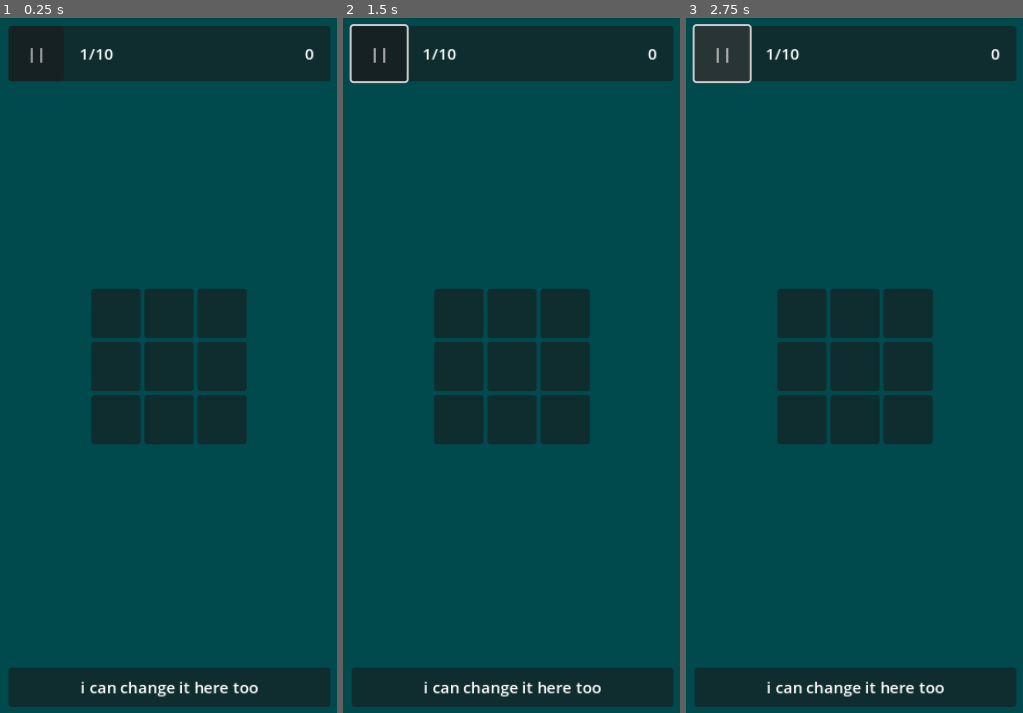
Above: before the commit, frames 1-3 (left to right).
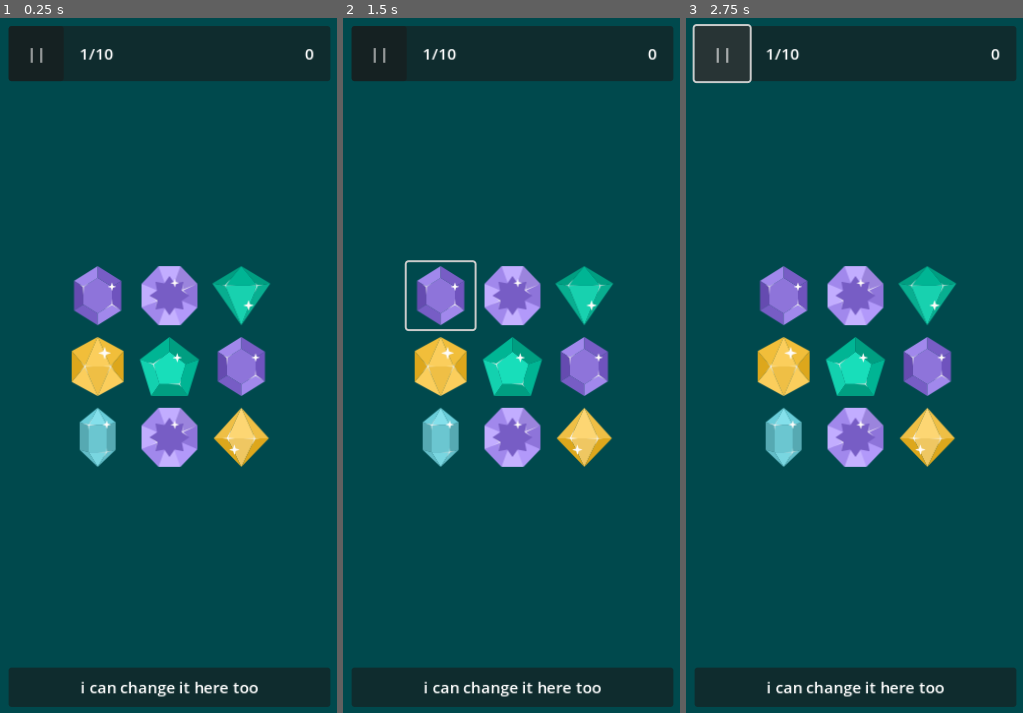
Above: after the commit, the same moments.

Repository: SugarF0x/hidden-gems-gd
Game: Godot game, scene res://hidden_gems_scene.tscn
Two runs of this game, one before a commit and one after it. Both use one fixed random seed, a clock stepped at 60 frames per second and the inputs below.
Inputs (mouse positions are in pixels of both pictures, inside the frame that each line leads up to):
- Up to frame 1 (0.25 s): no input
- Up to frame 2 (1.5 s): click "||" at 0.5 s; click (440, 296) at 1.27 s
- Up to frame 3 (2.75 s): click "||" at 2 s

The runs differ from the first frame. In frame 1, 13% of the frame differs, in the area x 21-81%, y 35-65%; in frame 2, 13%, in the area x 1-81%, y 0-65%; in frame 3, 13%.

Commit message:
add gems & base gem node

Diff:
--- /dev/null
+++ b/assets/gems/1.svg
@@ -0,0 +1,15 @@
+<svg width="69" height="68" viewBox="0 0 69 68" fill="none" xmlns="http://www.w3.org/2000/svg">
+<path d="M44.5 26H24.5L34.5 46L44.5 26Z" fill="#E07979"/>
+<path d="M16.5 43L34.5 46L24.5 26L16.5 43Z" fill="#EF8C8C"/>
+<path d="M34.5 46L52.5 43L44.5 26L34.5 46Z" fill="#EF8C8C"/>
+<path d="M16.5 43V23L24.5 26L16.5 43Z" fill="#E07979"/>
+<path d="M52.5 43V23L44.5 26L52.5 43Z" fill="#E07979"/>
+<path d="M34.5 46V64L52.5 43L34.5 46Z" fill="#E07979"/>
+<path d="M34.5 46V64L16.5 43L34.5 46Z" fill="#F79898"/>
+<path d="M34.5 4L44.5 26H24.5L34.5 4Z" fill="#FDAAAA"/>
+<path d="M52.5 23L44.5 26L34.5 4L52.5 23Z" fill="#F79898"/>
+<path d="M16.5 23L34.5 4L24.5 26L16.5 23Z" fill="#F79898"/>
+<path d="M42.8194 20.2467C42.8885 20.0104 43.222 20.0067 43.2963 20.2414L44.6205 24.4246C44.6456 24.5038 44.7085 24.5653 44.7882 24.5886L48.9999 25.8194C49.2362 25.8885 49.2399 26.222 49.0052 26.2963L44.822 27.6205C44.7428 27.6456 44.6813 27.7085 44.658 27.7882L43.4271 31.9999C43.3581 32.2362 43.0246 32.2399 42.9503 32.0052L41.626 27.822C41.601 27.7428 41.5381 27.6813 41.4583 27.658L37.2467 26.4271C37.0104 26.3581 37.0067 26.0246 37.2414 25.9503L41.4246 24.626C41.5038 24.601 41.5653 24.5381 41.5886 24.4583L42.8194 20.2467Z" fill="#FEFCF9"/>
+<path d="M24.3998 26.7936L17.4973 23.372L24.4963 25.9584L36.5 26L24.3998 26.7936Z" fill="#FEFCF9"/>
+<path d="M34.4889 54.2857L34.1083 46.5688L21.1592 43.7949L33.8472 45.7531L32.3487 41.7627L34.4889 45.7531L35.9012 43.1096L35.0547 45.7531L42.6049 44.6784L35.0547 46.2447L34.4889 54.2857Z" fill="#FEFCF9"/>
+</svg>
--- /dev/null
+++ b/assets/gems/10.svg
@@ -0,0 +1,11 @@
+<svg width="68" height="68" viewBox="0 0 68 68" fill="none" xmlns="http://www.w3.org/2000/svg">
+<path d="M34 64L17.8318 23.8599H50.1729L34 64Z" fill="#18D1AF"/>
+<path d="M34 64L50.1727 23.8599L63.0001 21.6431L34 64Z" fill="#08AE90"/>
+<path d="M34 64L17.8314 23.8599L5 21.6431L34 64Z" fill="#08AE90"/>
+<path d="M17.8318 23.8599L34.0003 4L50.1729 23.8599H17.8318Z" fill="#00B594"/>
+<path d="M33.9999 4L5 21.6431L17.8314 23.8599L33.9999 4Z" fill="#009E81"/>
+<path d="M29.0514 23.8702L18.1892 24.154L18.9174 26.524L17.6425 24.0518L14.3126 23.2527L17.6425 23.5519L23.3033 17.0975L18.5267 23.7567L29.0514 23.8702Z" fill="#FEFCF9"/>
+<path d="M62.9999 21.6431L34 4L50.1726 23.8599L62.9999 21.6431Z" fill="#009E81"/>
+<path d="M42.378 23.8695L49.6638 24.1199L47.1122 31.4372L50.4255 24.1199L55.9776 22.8626L50.1889 23.4427L47.7734 20.8833L49.6638 23.7116L42.378 23.8695Z" fill="#FEFCF9"/>
+<path d="M41.0733 39.1135C41.1299 38.9198 41.4032 38.9167 41.4641 39.1091L42.5495 42.5377C42.5701 42.6026 42.6216 42.653 42.687 42.6721L46.1388 43.6809C46.3325 43.7375 46.3356 44.0108 46.1432 44.0717L42.7146 45.1571C42.6497 45.1776 42.5993 45.2292 42.5802 45.2945L41.5714 48.7464C41.5148 48.9401 41.2415 48.9431 41.1806 48.7507L40.0952 45.3222C40.0747 45.2573 40.0231 45.2069 39.9578 45.1878L36.5059 44.179C36.3122 44.1224 36.3092 43.8491 36.5016 43.7882L39.9301 42.7028C39.995 42.6822 40.0454 42.6307 40.0645 42.5653L41.0733 39.1135Z" fill="#FEFCF9"/>
+</svg>
--- /dev/null
+++ b/assets/gems/11.svg
@@ -0,0 +1,10 @@
+<svg width="68" height="68" viewBox="0 0 68 68" fill="none" xmlns="http://www.w3.org/2000/svg">
+<path d="M61 34C61 30.4543 60.3016 26.9433 58.9447 23.6675C57.5879 20.3918 55.5991 17.4153 53.0919 14.9081C50.5847 12.4009 47.6082 10.4121 44.3325 9.05525C41.0567 7.69838 37.5457 7 34 7L34 34H61Z" fill="#FFD569"/>
+<path d="M7 34C7 37.5457 7.69838 41.0567 9.05525 44.3324C10.4121 47.6082 12.4009 50.5847 14.9081 53.0919C17.4153 55.5991 20.3918 57.5879 23.6675 58.9447C26.9433 60.3016 30.4543 61 34 61L34 34L7 34Z" fill="#FFD569"/>
+<path d="M34 7C30.4543 7 26.9433 7.69837 23.6675 9.05525C20.3918 10.4121 17.4153 12.4009 14.9081 14.9081C12.4009 17.4153 10.4121 20.3918 9.05525 23.6675C7.69837 26.9433 7 30.4543 7 34L34 34L34 7Z" fill="#E0AB22"/>
+<path d="M34 61C37.5457 61 41.0567 60.3016 44.3325 58.9447C47.6082 57.5879 50.5847 55.5991 53.0919 53.0919C55.5991 50.5847 57.5879 47.6082 58.9447 44.3325C60.3016 41.0567 61 37.5457 61 34L34 34L34 61Z" fill="#DDA71C"/>
+<circle cx="34" cy="34" r="16.2" fill="#EFBF45"/>
+<path d="M17.3617 33.7362L8.07275 34.0129L17.5363 34.6053C17.5363 34.6053 17.2801 38.5605 20.3865 42.8358C17.0878 36.1104 17.6591 30.4295 20.4225 25.1582C18.3101 27.9055 17.3617 33.7362 17.3617 33.7362Z" fill="#FEFCF9"/>
+<path d="M50.9869 34.6887L57.2571 34.0265L50.7407 33.3024C50.7407 33.3024 50.1483 30.1692 49.4111 28.9976C50.8328 34.8164 50.5796 39.7332 44.9435 46.0138C52.0024 40.6726 50.9869 34.6887 50.9869 34.6887Z" fill="#FEFCF9"/>
+<path d="M45.4926 39.582C45.5436 39.4077 45.7895 39.4049 45.8443 39.5781L46.8212 42.6638C46.8397 42.7222 46.8861 42.7676 46.9449 42.7847L50.0515 43.6927C50.2259 43.7436 50.2286 43.9896 50.0555 44.0444L46.9698 45.0212C46.9113 45.0397 46.866 45.0861 46.8488 45.1449L45.9409 48.2516C45.8899 48.4259 45.644 48.4287 45.5891 48.2555L44.6123 45.1698C44.5938 45.1114 44.5474 45.066 44.4886 45.0489L41.3819 44.1409C41.2076 44.09 41.2049 43.844 41.378 43.7892L44.4637 42.8124C44.5221 42.7939 44.5675 42.7475 44.5847 42.6887L45.4926 39.582Z" fill="#FEFCF9"/>
+</svg>
--- /dev/null
+++ b/assets/gems/12.svg
@@ -0,0 +1,14 @@
+<svg width="68" height="68" viewBox="0 0 68 68" fill="none" xmlns="http://www.w3.org/2000/svg">
+<path d="M23 4L6 22L22.625 34L34 21.8125L23 4Z" fill="#A188EC"/>
+<path d="M62 22L45 4L34 21.8125L45.375 34L62 22Z" fill="#9B84DD"/>
+<path d="M45 64L62 46L45.375 34L34 46.1875L45 64Z" fill="#B299FA"/>
+<path d="M6 46L22.625 34L34 46.1875L23 64L6 46Z" fill="#A188EC"/>
+<path d="M34 34L23 4L45 4L34 34Z" fill="#C2ADFF"/>
+<path d="M34 34L6 46L6 22L34 34Z" fill="#C2ADFF"/>
+<path d="M34 34L45 64H23L34 34Z" fill="#C5B1FF"/>
+<path d="M34 34L62 22L62 46L34 34Z" fill="#8E74DA"/>
+<path d="M34 14L39.1662 21.5276L48.1421 19.8579L46.4724 28.8338L54 34L46.4724 39.1662L48.1421 48.1421L39.1662 46.4724L34 54L28.8338 46.4724L19.8579 48.1421L21.5276 39.1662L14 34L21.5276 28.8338L19.8579 19.8579L28.8338 21.5276L34 14Z" fill="#775DC5"/>
+<path d="M12.5165 43.2084L21.3671 39.6716L19.849 48.0565L21.8847 38.8435L15.346 34.9443L21.1774 39.2403L12.5165 43.2084Z" fill="#FEFCF9"/>
+<path d="M60.3117 22.767L47.0992 27.9497L47.8585 21.3739L46.4676 28.84L52.3912 32.8971L47.529 28.6947L60.3117 22.767Z" fill="#FEFCF9"/>
+<path d="M39.1442 17.297C39.1904 17.1391 39.4131 17.1367 39.4627 17.2934L40.3472 20.0875C40.364 20.1404 40.406 20.1814 40.4592 20.197L43.2723 21.0191C43.4301 21.0652 43.4326 21.288 43.2758 21.3376L40.4818 22.2221C40.4289 22.2389 40.3878 22.2809 40.3722 22.3341L39.5501 25.1471C39.504 25.305 39.2813 25.3075 39.2316 25.1507L38.3471 22.3567C38.3304 22.3038 38.2884 22.2627 38.2351 22.2471L35.4221 21.425C35.2643 21.3789 35.2618 21.1562 35.4186 21.1065L38.2126 20.222C38.2655 20.2053 38.3066 20.1633 38.3221 20.11L39.1442 17.297Z" fill="#FEFCF9"/>
+</svg>
--- /dev/null
+++ b/assets/gems/2.svg
@@ -0,0 +1,11 @@
+<svg width="69" height="68" viewBox="0 0 69 68" fill="none" xmlns="http://www.w3.org/2000/svg">
+<path d="M20.5 35L34.4987 4L48.5 35H20.5Z" fill="#FDD673"/>
+<path d="M34.5 4L6.5 35H20.5L34.5 4Z" fill="#EFBF45"/>
+<path d="M48.5 35L34.4987 64L20.5 35H48.5Z" fill="#EFC762"/>
+<path d="M34.5 4L62.5 35H48.5L34.5 4Z" fill="#EFBF45"/>
+<path d="M6.5 35L34.5 64L20.5 35H6.5Z" fill="#DDA71C"/>
+<path d="M62.5 35L34.5 64L48.5 35H62.5Z" fill="#DDA71C"/>
+<path d="M27.1849 41.7842C27.2415 41.5905 27.5148 41.5875 27.5757 41.7799L28.6611 45.2084C28.6816 45.2733 28.7332 45.3237 28.7985 45.3428L32.2504 46.3516C32.4441 46.4082 32.4471 46.6815 32.2547 46.7424L28.8262 47.8278C28.7613 47.8484 28.7109 47.8999 28.6918 47.9653L27.683 51.4171C27.6264 51.6108 27.3531 51.6138 27.2922 51.4215L26.2068 47.9929C26.1862 47.928 26.1347 47.8776 26.0693 47.8585L22.6175 46.8497C22.4238 46.7931 22.4207 46.5198 22.6131 46.4589L26.0417 45.3735C26.1066 45.353 26.157 45.3014 26.1761 45.2361L27.1849 41.7842Z" fill="#FEFCF9"/>
+<path d="M48.8047 35.5117L53.8945 35.0039L48.7305 34.9844L46.5564 30.6843L47.7773 34.9141L36.3 35.0276L47.6367 35.5391L45.1774 41.9485L48.8047 35.5117Z" fill="#FEFCF9"/>
+<path d="M19.8927 34.5549L24.2782 26.5489L21.2161 34.43L28 35L21.5157 35.7534L22.6893 39.6237L20.2423 35.5786L15.1733 34.9793L19.8927 34.5549Z" fill="#FEFCF9"/>
+</svg>
--- /dev/null
+++ b/assets/gems/3.svg
@@ -0,0 +1,12 @@
+<svg width="69" height="68" viewBox="0 0 69 68" fill="none" xmlns="http://www.w3.org/2000/svg">
+<path d="M49.0204 43.0755V24.9245L34.4999 15.8517L19.9822 24.9245V43.0755L34.4999 52.151L49.0204 43.0755Z" fill="#8E74DA"/>
+<path d="M34.5 4V15.8517L19.9823 24.9245L10.5 19L34.5 4Z" fill="#A188EC"/>
+<path d="M10.5 19V49L19.9823 43.0755V24.9245L10.5 19Z" fill="#654BB0"/>
+<path d="M10.5 49L19.9823 43.0755L34.5 52.1483V64L10.5 49Z" fill="#775DC5"/>
+<path d="M34.5 64V52.1483L49.0205 43.0755L58.5 49L34.5 64Z" fill="#A188EC"/>
+<path d="M49.0208 24.9245L58.5003 19V49L49.0208 43.0755V24.9245Z" fill="#6F53BE"/>
+<path d="M34.5 4L58.5 19L49.0205 24.9245L34.5 15.8517V4Z" fill="#775DC5"/>
+<path d="M48.8178 20.9994C48.8639 20.8416 49.0867 20.8391 49.1363 20.9959L50.0208 23.7899C50.0376 23.8428 50.0796 23.8839 50.1328 23.8994L52.9458 24.7216C53.1037 24.7677 53.1062 24.9904 52.9494 25.04L50.1554 25.9245C50.1025 25.9413 50.0614 25.9833 50.0458 26.0366L49.2237 28.8496C49.1776 29.0074 48.9549 29.0099 48.9052 28.8531L48.0207 26.0591C48.004 26.0062 47.962 25.9651 47.9087 25.9495L45.0957 25.1274C44.9378 25.0813 44.9354 24.8586 45.0921 24.809L47.8862 23.9245C47.9391 23.9077 47.9801 23.8657 47.9957 23.8124L48.8178 20.9994Z" fill="#FEFCF9"/>
+<path d="M20.0711 24.6302L25.6367 21.3906L20.4995 24.9634L19.9748 33.1605L19.5754 25.3087L16.4727 22.7383L20.0711 24.6302Z" fill="#FEFCF9"/>
+<path d="M48.6123 42.7629L41.5894 47.679L49.0207 43.5713L57.3987 48.2839L49.4134 42.7629L49.0207 37.2551L48.6123 42.7629Z" fill="#FEFCF9"/>
+</svg>
--- /dev/null
+++ b/assets/gems/4.svg
@@ -0,0 +1,14 @@
+<svg width="69" height="68" viewBox="0 0 69 68" fill="none" xmlns="http://www.w3.org/2000/svg">
+<path d="M48.2036 19.9109H20.7965L15.5969 25.4153V42.5847L20.7965 48.0891H48.2036L53.4032 42.5847V25.4153L48.2036 19.9109Z" fill="#6BC6D0"/>
+<path d="M15.5969 25.4153L4.5 22.0261L17.0919 9L20.7964 19.9109L15.5969 25.4153Z" fill="#7DCFD9"/>
+<path d="M4.5 22.0261V45.9739L15.5969 42.5847V25.4153L4.5 22.0261Z" fill="#84E0EB"/>
+<path d="M15.5969 42.5847L20.7964 48.0891L17.0919 59L4.5 45.9739L15.5969 42.5847Z" fill="#62CDDA"/>
+<path d="M17.0918 9H51.9051L48.2034 19.9109H20.7963L17.0918 9Z" fill="#56BBC8"/>
+<path d="M51.9051 9L64.4998 22.0261L53.4029 25.4153L48.2034 19.9109L51.9051 9Z" fill="#6FCFDA"/>
+<path d="M53.4031 25.4153V42.5847L64.4999 45.9739V22.0261L53.4031 25.4153Z" fill="#4CB4C0"/>
+<path d="M53.4029 42.5847L64.4998 45.9739L51.9051 59L48.2034 48.0891L53.4029 42.5847Z" fill="#6FCFDA"/>
+<path d="M17.0918 59L20.7963 48.0891H48.2034L51.9051 59H17.0918Z" fill="#84E0EB"/>
+<path d="M20.5697 43.5219C20.6212 43.3382 20.87 43.3353 20.9255 43.5177L21.9135 46.7689C21.9322 46.8305 21.9792 46.8782 22.0387 46.8964L25.181 47.853C25.3573 47.9066 25.3601 48.1658 25.185 48.2236L22.0638 49.2528C22.0047 49.2723 21.9589 49.3211 21.9415 49.3831L21.0231 52.6564C20.9716 52.8401 20.7228 52.8429 20.6674 52.6605L19.6793 49.4093C19.6606 49.3478 19.6137 49.3 19.5542 49.2819L16.4119 48.3253C16.2355 48.2716 16.2328 48.0124 16.4079 47.9547L19.529 46.9255C19.5881 46.906 19.634 46.8571 19.6514 46.7951L20.5697 43.5219Z" fill="#FEFCF9"/>
+<path d="M48.0523 47.2145L36.6641 48.0869L48.0523 48.5533L50.5 54.8333L48.6223 48.2078L51.9073 44.149L48.0523 47.2145Z" fill="#FEFCF9"/>
+<path d="M20.3393 19.9185L19.4665 15.9473L21.2358 19.2209L33.4831 19.9185L20.9641 20.2054L17.2275 23.6621L20.3393 19.9185Z" fill="#FEFCF9"/>
+</svg>
--- /dev/null
+++ b/assets/gems/5.svg
@@ -0,0 +1,11 @@
+<svg width="69" height="68" viewBox="0 0 69 68" fill="none" xmlns="http://www.w3.org/2000/svg">
+<path d="M34.501 19.0135L18.0803 31.5589L24.3508 51.856H44.6486L50.9217 31.5589L34.501 19.0135Z" fill="#18DEBA"/>
+<path d="M4.5 26.9188L18.0806 31.5589L34.5013 19.0135V4L4.5 26.9188Z" fill="#00B594"/>
+<path d="M4.5 26.9188L15.9579 64L24.351 51.856L18.0806 31.5589L4.5 26.9188Z" fill="#13D1AF"/>
+<path d="M15.958 64L24.3511 51.856H44.6489L53.042 64H15.958Z" fill="#009E81"/>
+<path d="M44.6489 51.856L50.9221 31.5589L64.5 26.9188L53.042 64L44.6489 51.856Z" fill="#00B594"/>
+<path d="M44.3249 52.3876L33.2969 51.8452L44.4875 51.488L46.1443 47.0885L45.051 52.1383L46.8663 55.0729L44.3249 52.3876Z" fill="#FEFCF9"/>
+<path d="M34.5015 4V19.0135L50.9222 31.5589L64.5 26.9188L34.5015 4Z" fill="#009E81"/>
+<path d="M17.7984 32.0443L12.5117 29.6563L17.961 31.1448L26.5155 25.1162L18.5245 31.795L20.1587 38.2219L17.7984 32.0443Z" fill="#FEFCF9"/>
+<path d="M42.1715 20.7316C42.2231 20.5553 42.4718 20.5525 42.5273 20.7276L43.5153 23.8487C43.5341 23.9078 43.581 23.9537 43.6405 23.9711L46.7828 24.8895C46.9591 24.941 46.9619 25.1898 46.7868 25.2452L43.6656 26.2333C43.6065 26.252 43.5607 26.2989 43.5433 26.3584L42.6249 29.5007C42.5734 29.6771 42.3246 29.6798 42.2692 29.5047L41.2811 26.3836C41.2624 26.3245 41.2155 26.2786 41.156 26.2612L38.0137 25.3429C37.8373 25.2913 37.8346 25.0425 38.0097 24.9871L41.1308 23.999C41.1899 23.9803 41.2358 23.9334 41.2532 23.8739L42.1715 20.7316Z" fill="#FEFCF9"/>
+</svg>
--- /dev/null
+++ b/assets/gems/6.svg
@@ -0,0 +1,14 @@
+<svg width="69" height="68" viewBox="0 0 69 68" fill="none" xmlns="http://www.w3.org/2000/svg">
+<path d="M42.1966 53.0045H27.8068L22.7344 23.8599H47.2691L42.1966 53.0045Z" fill="#FAABAB"/>
+<path d="M49.3899 50.7877L42.1965 53.0045L47.269 23.8599L57.0001 21.6431L49.3899 50.7877Z" fill="#ED8282"/>
+<path d="M20.6102 50.7877L27.8066 53.0045L22.7342 23.8599L13 21.6431L20.6102 50.7877Z" fill="#ED8282"/>
+<path d="M22.7344 23.8599L35.0002 4L47.2691 23.8599H22.7344Z" fill="#F79898"/>
+<path d="M35 4L13 21.6431L22.7342 23.8599L35 4Z" fill="#E07979"/>
+<path d="M27.4896 23.8695L23.0055 24.154L23.3179 27.1933L22.5907 24.0518L17.3303 22.6124L22.5907 23.5519L26.042 18.508L23.2615 23.7567L27.4896 23.8695Z" fill="#FEFCF9"/>
+<path d="M57 21.6431L35 4L47.2689 23.8599L57 21.6431Z" fill="#E07979"/>
+<path d="M42.1964 53.0045L35 64L27.8066 53.0045H42.1964Z" fill="#F79898"/>
+<path d="M35.0002 64L20.6104 50.7877L27.8068 53.0045L35.0002 64Z" fill="#E07979"/>
+<path d="M49.3898 50.7877L35 64L42.1964 53.0045L49.3898 50.7877Z" fill="#E07979"/>
+<path d="M41.3557 23.8695L46.6908 24.3091L46.4847 28.3922L47.4607 24.1199L49.9402 23.2535L47.2812 23.4427L45.4487 20.8833L46.8829 23.7116L41.3557 23.8695Z" fill="#FEFCF9"/>
+<path d="M28.7093 39.9909C28.7784 39.7546 29.1118 39.7509 29.1862 39.9856L30.5104 44.1688C30.5355 44.248 30.5984 44.3095 30.6781 44.3328L34.8898 45.5636C35.1261 45.6327 35.1298 45.9661 34.8951 46.0405L30.7119 47.3647C30.6327 47.3898 30.5712 47.4527 30.5479 47.5324L29.317 51.7441C29.248 51.9804 28.9145 51.9841 28.8402 51.7494L27.5159 47.5662C27.4908 47.487 27.428 47.4255 27.3482 47.4022L23.1366 46.1713C22.9003 46.1023 22.8966 45.7688 23.1313 45.6945L27.3145 44.3702C27.3937 44.3451 27.4552 44.2823 27.4785 44.2025L28.7093 39.9909Z" fill="#FEFCF9"/>
+</svg>
--- /dev/null
+++ b/assets/gems/7.svg
@@ -0,0 +1,13 @@
+<svg width="68" height="68" viewBox="0 0 68 68" fill="none" xmlns="http://www.w3.org/2000/svg">
+<path d="M20.998 33.9987L33.9987 4L46.9994 33.9987H20.998Z" fill="#FBCE5C"/>
+<path d="M46.9994 33.9987L33.9987 64L20.998 33.9987H46.9994Z" fill="#EFBF45"/>
+<path d="M59.9999 18.3769L46.9992 33.9987L33.9985 4L59.9999 18.3769Z" fill="#F1BE3A"/>
+<path d="M33.9986 4L20.9979 33.9987L8 18.3769L33.9986 4Z" fill="#F1BE3A"/>
+<path d="M8 49.6204L20.9979 33.9987L33.9986 64L8 49.6204Z" fill="#FBCE5C"/>
+<path d="M59.9999 49.6204L46.9992 33.9987L33.9985 64L59.9999 49.6204Z" fill="#FBCE5C"/>
+<path d="M8 18.3769V49.6204L20.9979 33.9987L8 18.3769Z" fill="#DDA71C"/>
+<path d="M59.9999 18.3769L46.9993 33.9987L59.9999 49.6204V18.3769Z" fill="#DDA71C"/>
+<path d="M40.7069 14.5086C40.7759 14.2723 41.1094 14.2685 41.1837 14.5033L42.508 18.6865C42.5331 18.7657 42.5959 18.8272 42.6757 18.8505L46.8873 20.0813C47.1236 20.1504 47.1274 20.4838 46.8926 20.5581L42.7094 21.8824C42.6302 21.9075 42.5687 21.9704 42.5454 22.0501L41.3146 26.2617C41.2455 26.4981 40.9121 26.5018 40.8378 26.267L39.5135 22.0839C39.4884 22.0047 39.4255 21.9432 39.3458 21.9199L35.1342 20.689C34.8978 20.6199 34.8941 20.2865 35.1288 20.2122L39.312 18.8879C39.3912 18.8628 39.4527 18.7999 39.476 18.7202L40.7069 14.5086Z" fill="#FEFCF9"/>
+<path d="M24.6977 42.5426L21.0269 34.6738L16.1351 39.8551L20.7124 34.0327L16.9893 29.1676L20.9709 33.526L22.5102 30.4592L21.5927 33.7092L29.1144 34.0217L21.5927 34.2008L24.6977 42.5426Z" fill="#FEFCF9"/>
+<path d="M43.5431 41.9456L46.5269 34.2387L39.5908 33.9685L46.5269 33.6854L45.9535 31.571L47.0794 33.5866L49.4908 31.0375L47.3569 33.9685L50.4001 38.0921L47.0794 34.5944L43.5431 41.9456Z" fill="#FEFCF9"/>
+</svg>
--- /dev/null
+++ b/assets/gems/8.svg
@@ -0,0 +1,8 @@
+<svg width="68" height="68" viewBox="0 0 68 68" fill="none" xmlns="http://www.w3.org/2000/svg">
+<path d="M34.0021 32.154V4L8 33.9987L34.0021 32.154Z" fill="#8E74DA"/>
+<path d="M34.002 32.154V4L59.9999 33.9987L34.002 32.154Z" fill="#8265D6"/>
+<path d="M8 33.9987L34.0021 64V32.154L8 33.9987Z" fill="#A188EA"/>
+<path d="M59.9999 33.9987L34.002 64V32.154L59.9999 33.9987Z" fill="#775DC5"/>
+<path d="M36.8285 40.9074C36.8975 40.6711 37.231 40.6674 37.3053 40.9021L38.6296 45.0853C38.6546 45.1645 38.7175 45.226 38.7973 45.2493L43.0089 46.4801C43.2452 46.5492 43.2489 46.8827 43.0142 46.957L38.831 48.2812C38.7518 48.3063 38.6903 48.3692 38.667 48.4489L37.4362 52.6606C37.3671 52.8969 37.0336 52.9006 36.9593 52.6659L35.6351 48.4827C35.61 48.4035 35.5471 48.342 35.4674 48.3187L31.2557 47.0878C31.0194 47.0188 31.0157 46.6853 31.2504 46.611L35.4336 45.2867C35.5128 45.2617 35.5743 45.1988 35.5976 45.119L36.8285 40.9074Z" fill="#FEFCF9"/>
+<path d="M33.4273 31.7981L34.0426 21.8791L34.1992 31.7981L43.1209 32.8126L34.7351 32.5294L33.995 36.3576L33.4273 32.8126L26.8335 32.6811L33.4273 31.7981Z" fill="#FEFCF9"/>
+</svg>
--- /dev/null
+++ b/assets/gems/9.svg
@@ -0,0 +1,14 @@
+<svg width="68" height="68" viewBox="0 0 68 68" fill="none" xmlns="http://www.w3.org/2000/svg">
+<path d="M42.9999 21.3486H25V49.1412H42.9999V21.3486Z" fill="#6BC6D0"/>
+<path d="M52 46.6487L43 49.1412V21.3486L52 18.8588V46.6487Z" fill="#56A9B2"/>
+<path d="M16 46.6487L24.9999 49.1412V21.3486L16 18.8588V46.6487Z" fill="#56A9B2"/>
+<path d="M25 21.3486L34 4L42.9999 21.3486H25Z" fill="#84E0EB"/>
+<path d="M33.9999 4L16 18.8588L24.9999 21.3486L33.9999 4Z" fill="#69CDD9"/>
+<path d="M25.0427 21.0882L29.1925 13.2808L25.637 21.0011L32.7044 21.3494L25.4629 21.8428L25.0427 26.8494L24.6212 21.8428L18.918 19.666L25.0427 21.0882Z" fill="#FEFCF9"/>
+<path d="M51.9996 18.8588L33.9998 4L42.9997 21.3486L51.9996 18.8588Z" fill="#69CDD9"/>
+<path d="M42.9999 49.1412L34 64L25 49.1412H42.9999Z" fill="#79D6E0"/>
+<path d="M33.9999 64L16 46.6487L24.9999 49.1412L33.9999 64Z" fill="#63BDC8"/>
+<path d="M52.0001 46.6487L34.0002 64L43.0002 49.1412L52.0001 46.6487Z" fill="#63BDC8"/>
+<path d="M42.8869 17.1648C42.933 17.0069 43.1558 17.0045 43.2054 17.1612L44.0899 19.9553C44.1066 20.0082 44.1486 20.0492 44.2019 20.0648L47.0149 20.8869C47.1728 20.933 47.1753 21.1558 47.0185 21.2054L44.2244 22.0899C44.1715 22.1066 44.1305 22.1487 44.1149 22.2019L43.2928 25.0149C43.2467 25.1728 43.024 25.1753 42.9743 25.0185L42.0898 22.2245C42.0731 22.1716 42.0311 22.1305 41.9778 22.1149L39.1648 21.2928C39.0069 21.2467 39.0045 21.024 39.1612 20.9743L41.9553 20.0898C42.0082 20.0731 42.0492 20.0311 42.0648 19.9778L42.8869 17.1648Z" fill="#FEFCF9"/>
+<path d="M42.6847 48.8343L43.0081 44.7209L43.2618 48.6847L48.3595 47.668L43.2618 49.3259L39.7 54.6135L42.5137 49.3259L33.9862 49.1549L42.6847 48.8343Z" fill="#FEFCF9"/>
+</svg>
--- /dev/null
+++ b/gem.gd
@@ -0,0 +1,38 @@
+@tool
+extends Control
+
+const icons_path := "res://assets/gems"
+
+@onready var gem_texture_rect: TextureRect = $GemTextureRect
+
+var selected_icon: Texture2D
+
+func _ready():
+	select_random_svg()
+	gem_texture_rect.texture = selected_icon
+	custom_minimum_size = gem_texture_rect.size
+
+func select_random_svg() -> void:
+	var dir = DirAccess.open(icons_path)
+	if not dir:
+		assert(false, "Failed to open dir at: " + icons_path)
+		return
+
+	var svg_files = []
+
+	dir.list_dir_begin()
+	var file_name = dir.get_next()
+
+	while file_name != "":
+		if file_name.ends_with(".svg"):
+			svg_files.append(file_name)
+		file_name = dir.get_next()
+
+	dir.list_dir_end()
+
+	if (svg_files.size() == 0):
+		assert(false, "SVG list is empty")
+		return
+
+	var random_index = randi() % svg_files.size()
+	selected_icon = load(icons_path + "/" + svg_files[random_index])
--- /dev/null
+++ b/gem.tscn
@@ -0,0 +1,26 @@
+[gd_scene load_steps=3 format=3 uid="uid://56q1v0fgl0yi"]
+
+[ext_resource type="Script" path="res://gem.gd" id="1_e1ali"]
+[ext_resource type="Texture2D" uid="uid://i0i7fay6w047" path="res://assets/gems/7.svg" id="2_aesg0"]
+
+[node name="Gem" type="Control"]
+layout_mode = 3
+anchors_preset = 0
+offset_right = 69.0
+offset_bottom = 68.0
+script = ExtResource("1_e1ali")
+
+[node name="GemTextureRect" type="TextureRect" parent="."]
+layout_mode = 2
+offset_right = 69.0
+offset_bottom = 68.0
+texture = ExtResource("2_aesg0")
+
+[node name="Button" type="Button" parent="."]
+layout_mode = 1
+anchors_preset = 15
+anchor_right = 1.0
+anchor_bottom = 1.0
+grow_horizontal = 2
+grow_vertical = 2
+theme_type_variation = &"FlatButton"
--- a/grid.gd
+++ b/grid.gd
@@ -1,15 +1,17 @@
 @tool
 extends GridContainer
 
-@export var height: int = 5:
-	set(value):
-		height = value
-		redraw_grid()
+var gem_scene: PackedScene = load("res://gem.tscn")
 
-@export var width: int = 4:
+@export var width: int = 2:
 	set(value):
 		columns = value
 		width = value
+		redraw_grid()
+
+@export var height: int = 3:
+	set(value):
+		height = value
 		redraw_grid()
 
 func _ready():
@@ -18,6 +20,5 @@
 func redraw_grid():
 	for child in get_children(): child.queue_free()
 	for n in (height * width):
-		var item := Panel.new()
-		item.custom_minimum_size = Vector2(50, 50)
+		var item = gem_scene.instantiate()
 		add_child(item)
--- a/grid.tscn
+++ b/grid.tscn
@@ -5,6 +5,5 @@
 [node name="Grid" type="GridContainer"]
 offset_right = 104.0
 offset_bottom = 104.0
+columns = 2
 script = ExtResource("1_g6546")
-height = 1
-width = 1
Not shown, added: assets/gems/1.svg.import
Not shown, added: assets/gems/10.svg.import
Not shown, added: assets/gems/11.svg.import
Not shown, added: assets/gems/12.svg.import
Not shown, added: assets/gems/2.svg.import
Not shown, added: assets/gems/3.svg.import
Not shown, added: assets/gems/4.svg.import
Not shown, added: assets/gems/5.svg.import
Not shown, added: assets/gems/6.svg.import
Not shown, added: assets/gems/7.svg.import
Not shown, added: assets/gems/8.svg.import
Not shown, added: assets/gems/9.svg.import
